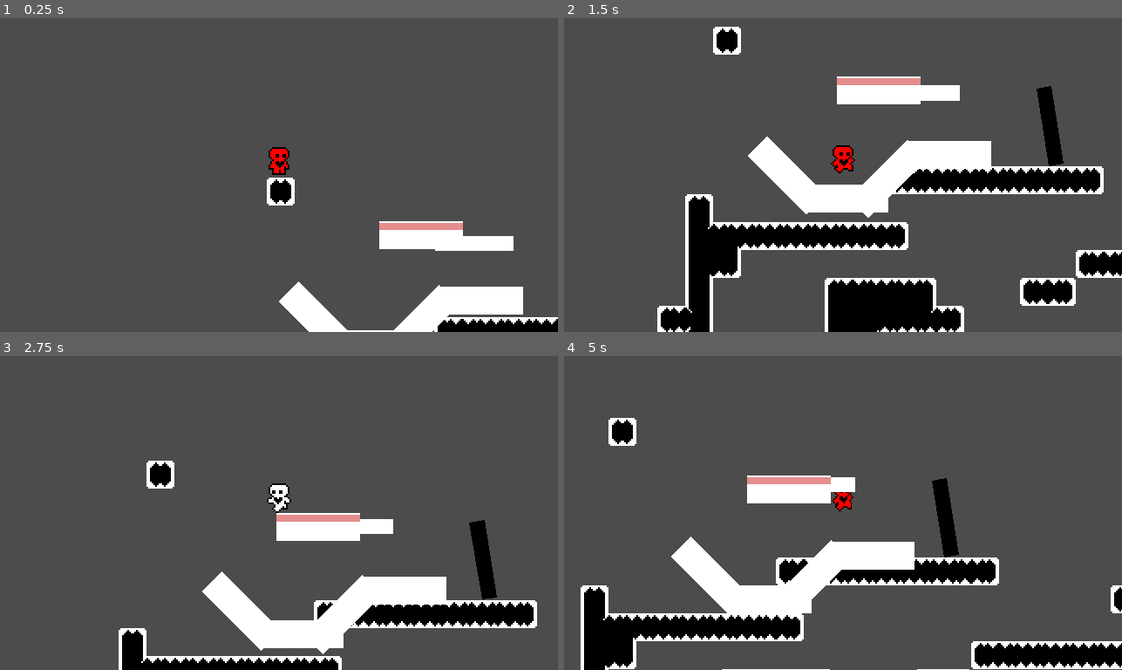
Above: before the commit, frames 1-4 (two rows, left to right).
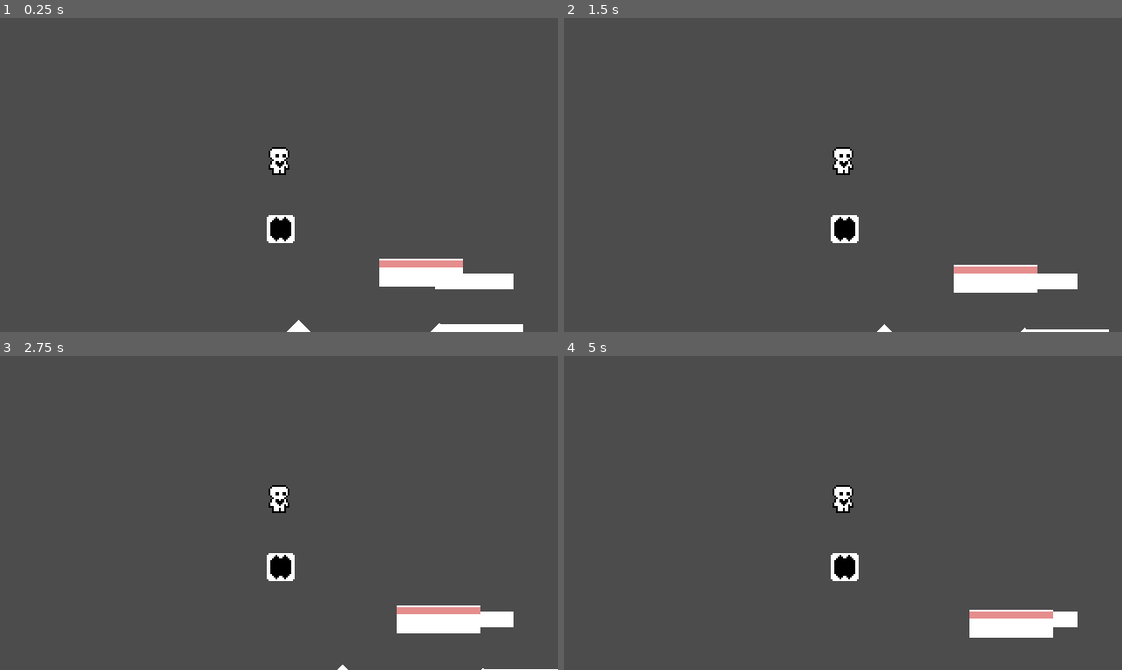
Above: after the commit, the same moments.

Repository: avilches/BetauerGodotTools
Game: Godot game, scene res://Worlds/World1.tscn
The game is run twice, just before and just after one commit, with the same random seed, the same clock (stepped at 60 frames per second) and the same inputs. The engine's default icon, where the game draws it, is replaced by a stand-in: a white triangle on a blue panel in a dark square.
Inputs:
- Up to frame 1 (0.25 s): no input
- Up to frame 2 (1.5 s): hold Right (ui_right) from 0.53 s (still down); tap Up (ui_up) at 0.6, 0.77, 1.07, 1.35 s
- Up to frame 3 (2.75 s): tap Up (ui_up) at 1.52, 1.82, 2.1 s; release Right (ui_right) at 2.03 s; hold Left (ui_left) from 2.03 s (still down)
- Up to frame 4 (5 s): release Left (ui_left) at 2.78 s; hold Right (ui_right) 2.78-4.28 s; tap Up (ui_up) at 2.85, 3.02, 3.32, 3.6, 3.77, 4.07, 4.35, 4.52, 4.82 s; hold Left (ui_left) from 4.28 s (still down)

The runs differ from the first frame. In frame 1, 8.4% of the frame differs, in the area x 47-100%, y 41-100%; in frame 2, 23%, in the area x 16-100%, y 2-100%; in frame 3, 13%; in frame 4, 19%.
Error after the commit: Parse Error: Mixed tabs and spaces in indentation. (res://Scenes/Player.gd:165)

Commit message:
refactor squeeze

Diff:
--- a/Scenes/Player.gd
+++ b/Scenes/Player.gd
@@ -109,14 +109,17 @@
 		var now = OS.get_ticks_msec()
 		if time_jump_pressed + JUMP_HELPER_TIME >= now:
 			if SQUEEZE_JUMP_TIME != 0: sprite.scale = SQUEEZE_JUMP
+			print("Jump:",JUMP_FORCE)
 			motion.y = -JUMP_FORCE
 			jumps = jumps + 1
 			isJumping = true
 			canJump = jumps < MAX_JUMPS
 	else:
+		# jumping or falling
 		modulate = Color.red
 		if Input.is_action_just_released("ui_up") and motion.y < -JUMP_FORCE/2:
-			motion.y = -JUMP_FORCE/2
+			print("Jump from ",motion.y, " to ", JUMP_FORCE/2)
+			motion.y = 0 #-JUMP_FORCE/2
 
 func debug_acceleration():
 	if DEBUG_ACCELERATION && motion.x != 0:
@@ -159,16 +162,7 @@
 	var was_in_floor = is_on_floor()
 	if !was_in_floor:
 		# con esto se corrige el bug de que si STOP_ON_SLOPES es true, no se mueva junto a la plataforma
-		motion.y += GRAVITY * delta
-		if SQUEEZE_JUMP_TIME != 0:
-			sprite.scale.y = lerp(sprite.scale.y, 1, SQUEEZE_JUMP_TIME)
-			sprite.scale.x = lerp(sprite.scale.x, 1, SQUEEZE_JUMP_TIME)
-	else:
-		if SQUEEZE_LAND_TIME != 0:
-			sprite.scale.y = lerp(sprite.scale.y, 1, SQUEEZE_LAND_TIME)
-			sprite.scale.x = lerp(sprite.scale.x, 1, SQUEEZE_LAND_TIME)
-
-
+        motion.y += GRAVITY * delta
 
 	motion.x = clamp(motion.x, -MAX_SPEED, MAX_SPEED)
 	motion.y = min(motion.y, MAX_FALLING_SPEED) # avoid gravity continue forever in free fall
@@ -198,6 +192,19 @@
 		# just falling!
 		schedule_coyote_time()
 
+	restore_squeeze()
+    pass
+
+func restore_squeeze():
+	if is_on_floor():
+		if SQUEEZE_JUMP_TIME != 0:
+			sprite.scale.y = lerp(sprite.scale.y, 1, SQUEEZE_JUMP_TIME)
+			sprite.scale.x = lerp(sprite.scale.x, 1, SQUEEZE_JUMP_TIME)
+	else:
+		if SQUEEZE_LAND_TIME != 0:
+			sprite.scale.y = lerp(sprite.scale.y, 1, SQUEEZE_LAND_TIME)
+			sprite.scale.x = lerp(sprite.scale.x, 1, SQUEEZE_LAND_TIME)
+
 
 func schedule_coyote_time():
 	if COYOTE_TIME > 0:
